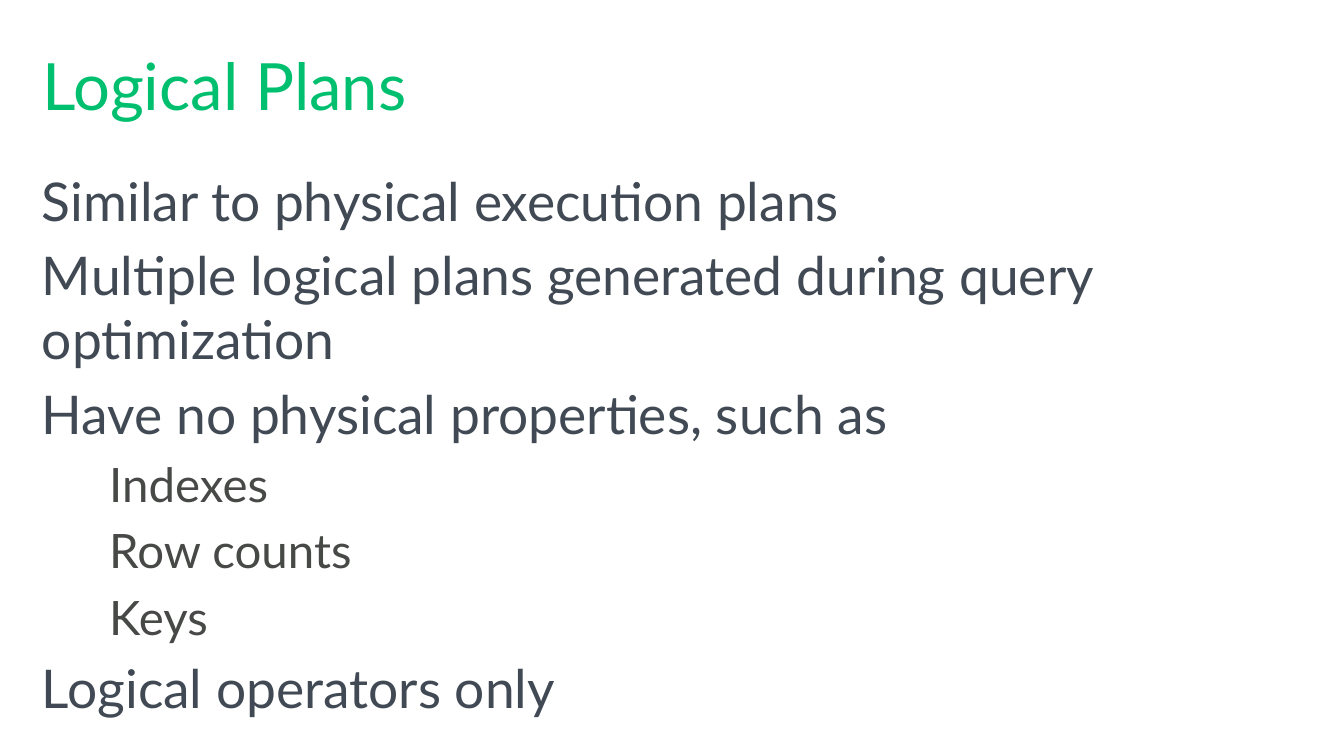
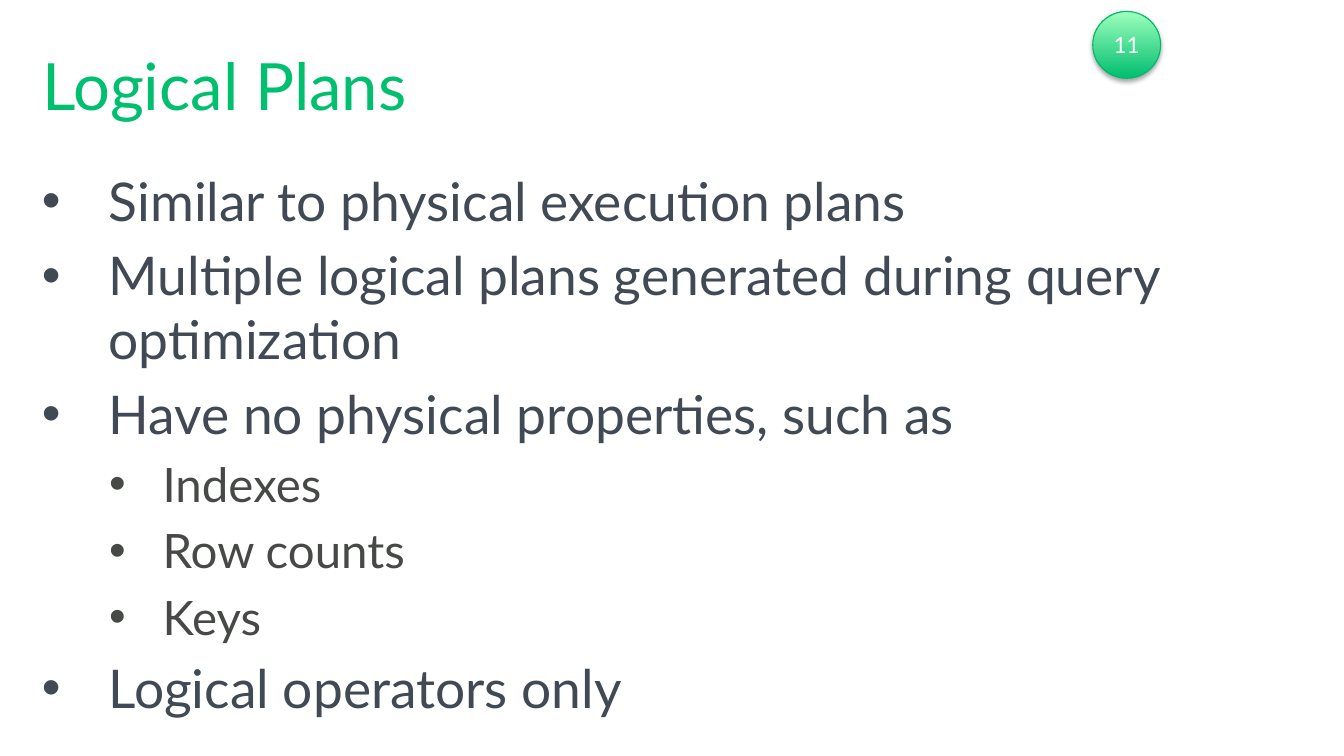
Before and after one commit to tf3604/OptimizerPresentation, a slide deck: slide 32 of Optimizer.pptx. Drawn at 1344x756 pixels with LibreOffice and Linux fonts; fonts in the diff are those of the drawing; background and template pictures are left out. Boxes give left, top, right and bottom in pixels: in the first picture for what was removed or moved away, otherwise in the second. Text is boxed around its words. In the diff, an @@ line names an element or a change of style, - is before the commit and + after.

```diff
--- a/Optimizer.pptx
+++ b/Optimizer.pptx
@@ ellipse added at [1092,12,1161,79], fill gradient #00BF6F to #A0FFBD, outline #00BB6D 0.75 pt, 15.1 pt, text #FFFFFF @@
+11
@@ text "Similar to physical execution plans" at [109,181,1161,718]: bullet none to • @@
```
Also in this commit, not shown: 38 other slides changed.
